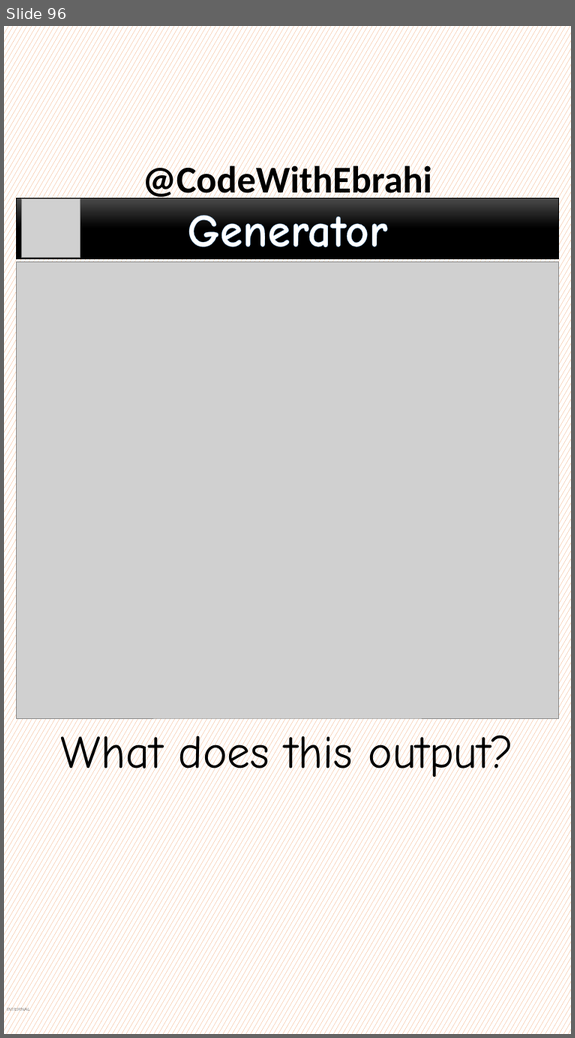
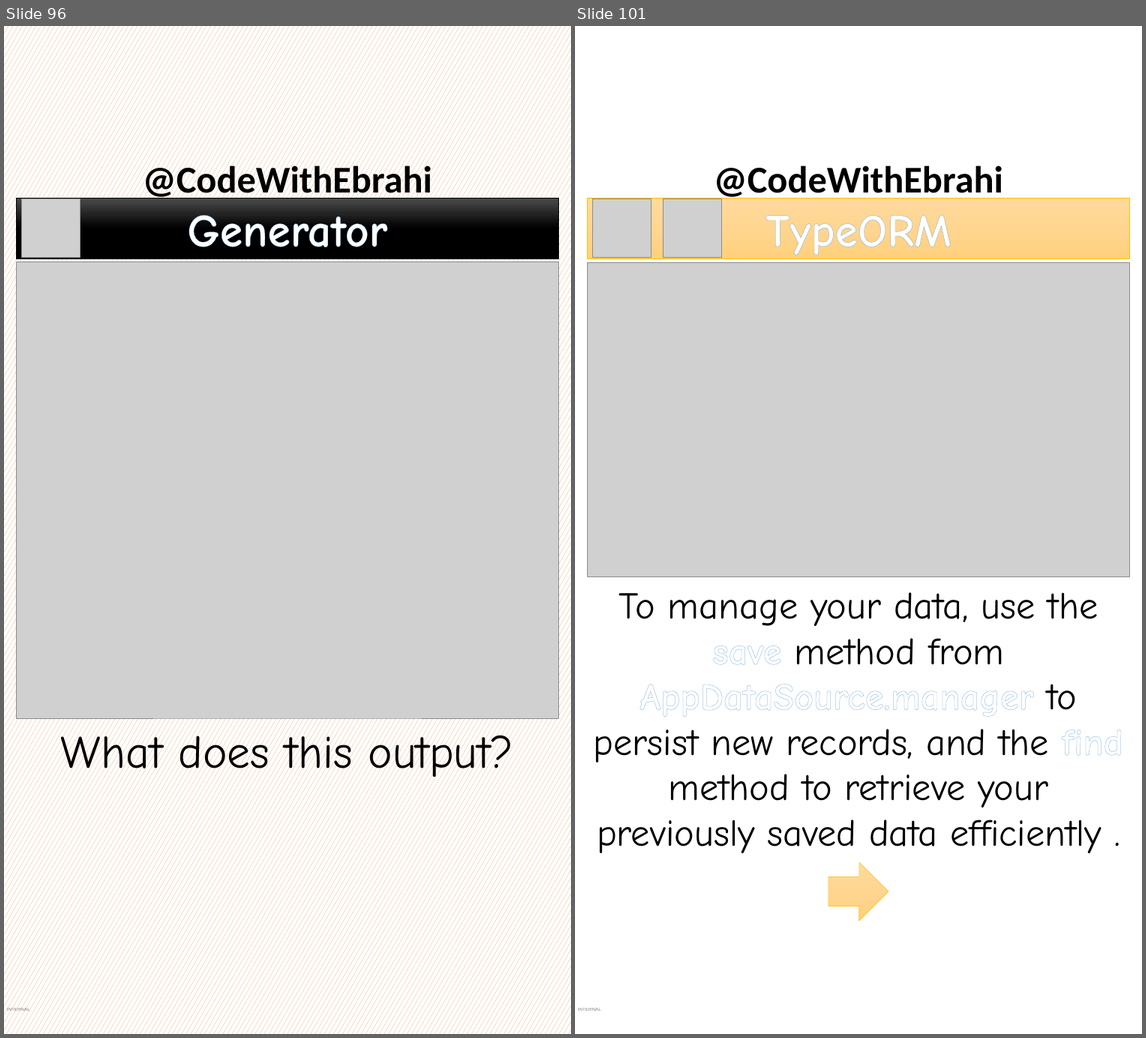
Before and after one commit to ebrahimsalehi1/python_codes, a slide deck: assets/images.pptx. Shown side by side, each under a label of ours: slide 96 before the commit, slides 96 and 101 after it; the slides between them are not shown. The pictures are 575x1038 and 1146x1038 pixels, drawn with LibreOffice and Linux fonts; fonts in the diff are those of the drawing; grey boxes stand for pictures; background and template pictures are left out. Boxes give left, top, right and bottom in pixels: in the first picture for what was removed or moved away, otherwise in the second. Text is boxed around its words. In the diff, an @@ line names an element or a change of style, - is before the commit and + after.

```diff
--- a/assets/images.pptx
+++ b/assets/images.pptx
@@ slide 101 added at box(575, 26, 1142, 1034), background picture (left out); not listed: 2 template elements that a slide beside it also shows @@
@@ rectangle added at box(587, 198, 1129, 258), fill gradient #FFDB9E to #FFD590 to #FFD07C, outline #FFC000 0.5 pt, 66 pt, text #FFFFFF, bold @@
+TypeORM
@@ picture added at box(593, 198, 651, 257) @@
@@ picture added at box(663, 198, 722, 257) @@
@@ picture added at box(587, 262, 1129, 576) @@
@@ text added at box(594, 592, 1123, 853), 54 pt, text #000000 @@
+To manage your data, use the save method from AppDataSource.manager to persist new records, and the find method to retrieve your previously saved data efficiently .
@@ right arrow added at box(829, 862, 889, 921), fill gradient #FFDB9E to #FFD590 to #FFD07C, outline #FFC000 0.5 pt @@
```
Also in this commit, not shown: 5 other slides added, 1 other file.
